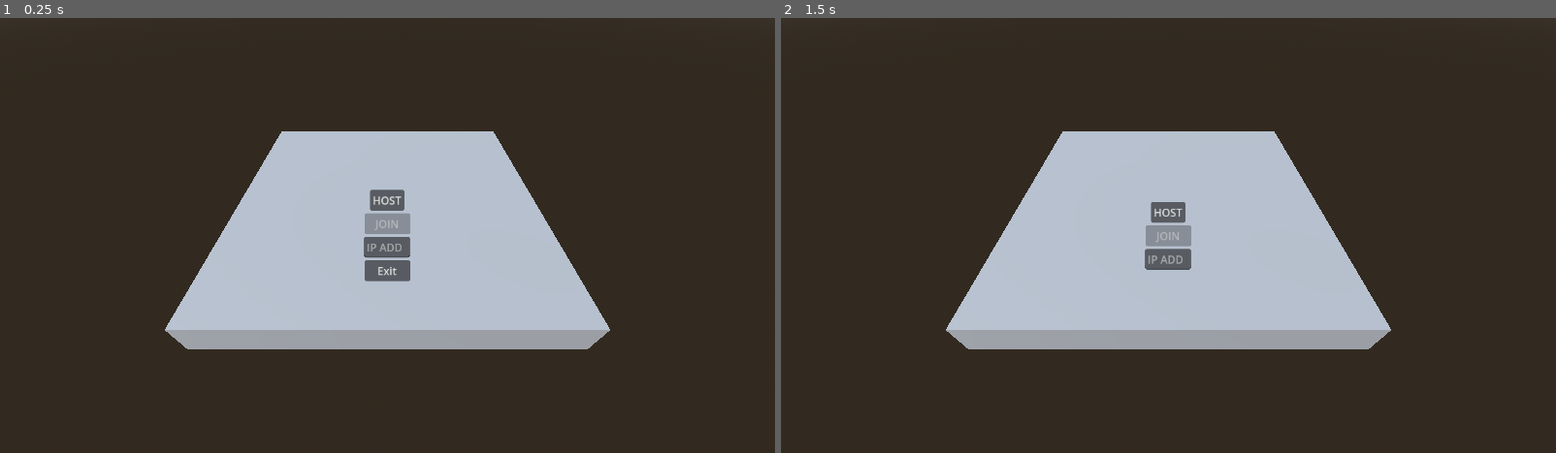
Above: before the commit, frames 1-2 (left to right).
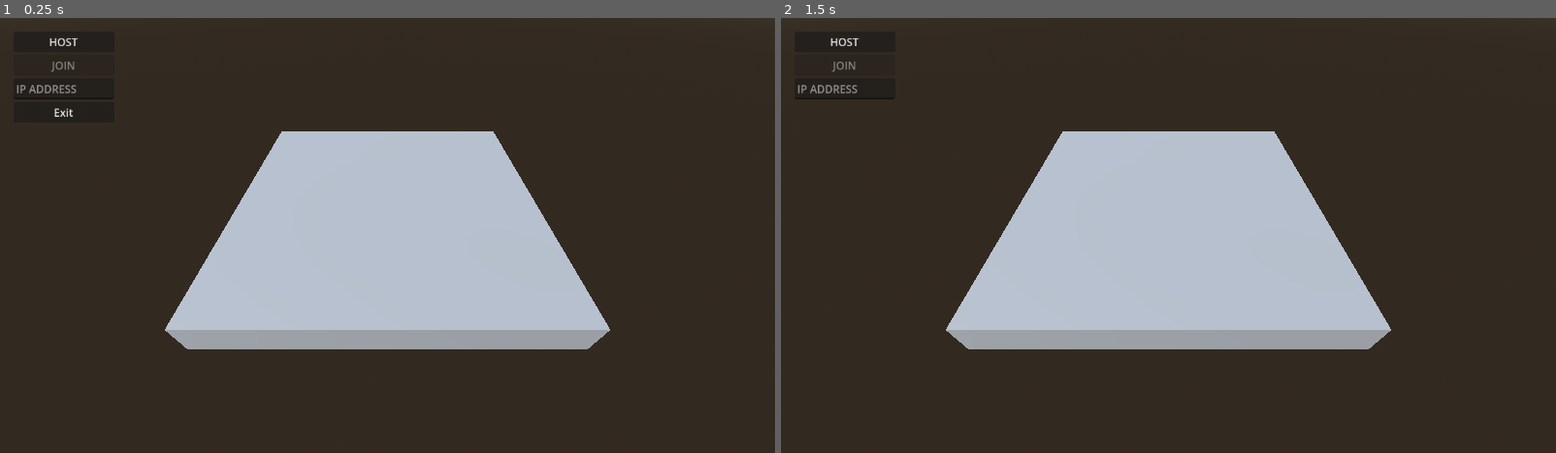
Above: after the commit, the same moments.

Repository: LeonStansfield/Basic-Godot-Multiplayer-Framework
Game: Godot game, scene res://Scenes/main.tscn
Same seed, same stepped clock (60 frames per second), same inputs: the game is played once before the commit and once after it.
Inputs:
- Up to frame 1 (0.25 s): no input
- Up to frame 2 (1.5 s): click "HOST" at 0.5 s; tap Enter at 1.25 s; hold D (move_right) from 1.28 s (still down)

The runs differ from the first frame. In frame 1, 1.3% of the frame differs, in the area x 1-53%, y 4-61%; in frame 2, 1.0%.

Commit message:
minor tweak

Diff:
--- a/Scenes/main.tscn
+++ b/Scenes/main.tscn
@@ -15,22 +15,13 @@
 script = ExtResource("1_jjgbg")
 
 [node name="Control" type="VBoxContainer" parent="."]
-anchors_preset = 8
-anchor_left = 0.5
-anchor_top = 0.5
-anchor_right = 0.5
-anchor_bottom = 0.5
-offset_left = -34.0
-offset_top = -50.5
-offset_right = 34.0
-offset_bottom = 50.5
-grow_horizontal = 2
-grow_vertical = 2
+offset_left = 20.0
+offset_top = 20.0
+offset_right = 170.0
+offset_bottom = 156.0
 
 [node name="Host" type="Button" parent="Control"]
 layout_mode = 2
-size_flags_horizontal = 4
-size_flags_vertical = 4
 text = "HOST"
 
 [node name="Join" type="Button" parent="Control"]
@@ -39,8 +30,6 @@
 
 [node name="IPAddress" type="LineEdit" parent="Control"]
 layout_mode = 2
-size_flags_horizontal = 4
-size_flags_vertical = 4
 placeholder_text = "IP ADDRESS"
 
 [node name="Exit" type="Button" parent="Control"]
@@ -60,7 +49,6 @@
 size = Vector3(10, 1, 10)
 
 [node name="SpawnPoint" type="Marker3D" parent="."]
-transform = Transform3D(1, 0, 0, 0, 1, 0, 0, 0, 1, -2, 0, 0)
 
 [node name="Camera3D" type="Camera3D" parent="."]
 transform = Transform3D(1, 0, 0, 0, 0.707107, 0.707107, 0, -0.707107, 0.707107, 0, 6, 8)
--- a/scripts/main.gd
+++ b/scripts/main.gd
@@ -121,7 +121,7 @@
 
 	if is_instance_valid(start_area):
 		var pos: Vector3 = start_area.global_position
-		p.global_position = pos + Vector3(randf_range(-5.0, 5.0), 0.0, randf_range(-5.0, 5.0))
+		p.global_position = pos + Vector3(randf_range(-3.0, 3.0), 0.0, randf_range(-5.0, 5.0))
 
 	if p.has_method("set_network_ready"):
 		p.call("set_network_ready", true)
